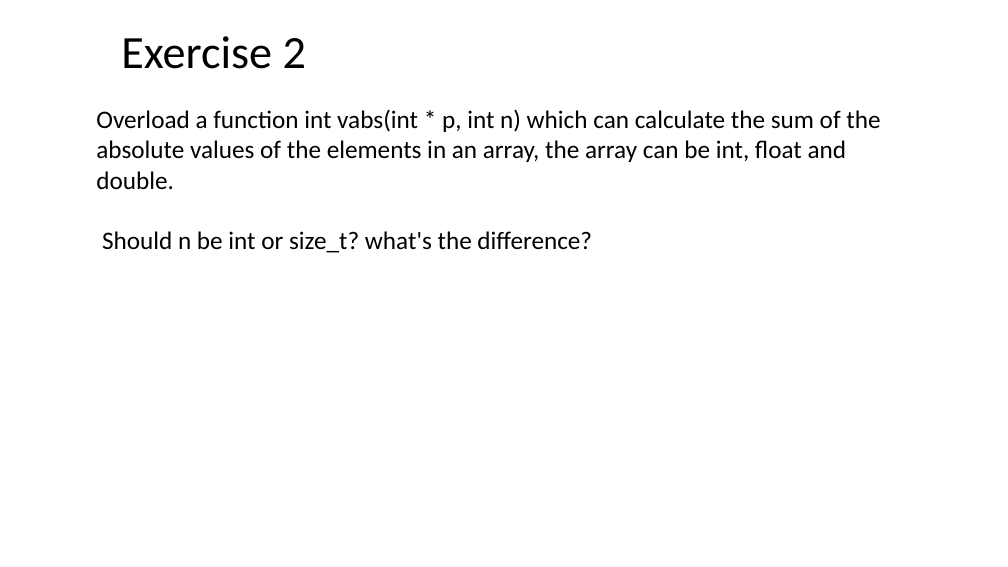
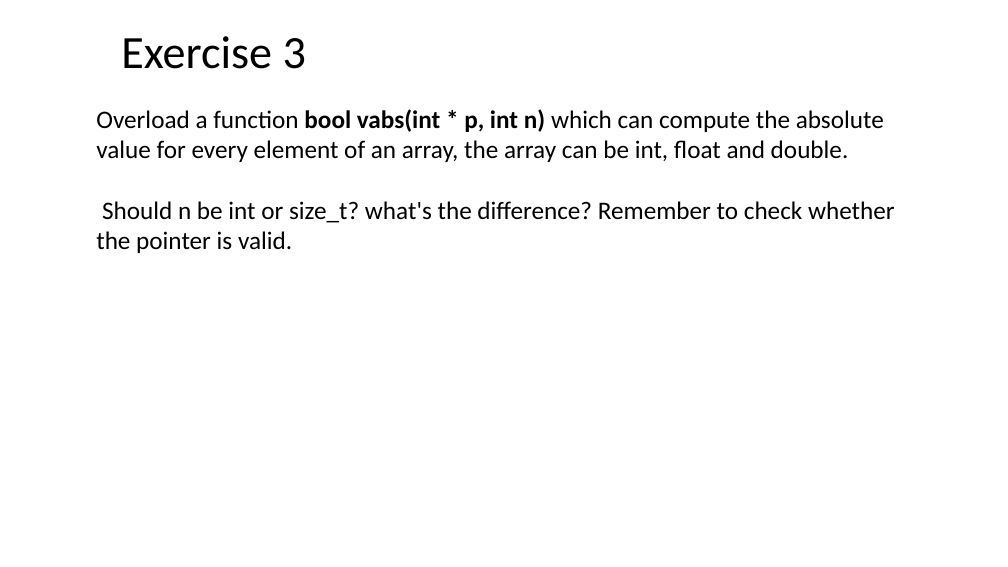
Before and after one commit to ShiqiYu/CPP, a slide deck: slide 10 of week07/Lab07.pptx (slide 20 before the commit). Drawn at 1008x567 pixels with LibreOffice and Linux fonts; fonts in the diff are those of the drawing; background and template pictures are left out. Boxes give left, top, right and bottom in pixels: in the first picture for what was removed or moved away, otherwise in the second. Text is boxed around its words. In the diff, an @@ line names an element or a change of style, - is before the commit and + after.

```diff
--- a/week07/Lab07.pptx
+++ b/week07/Lab07.pptx
@@ title at [121,36,306,69]: text changed @@
-Exercise 2
+Exercise 3
@@ text at [96,109,895,253]: text changed @@
-Overload a function int vabs(int * p, int n) which can calculate the sum of the absolute values of the elements in an array, the array can be int, float and double.
-Should n be int or size_t? what's the difference?
+Overload a function bool vabs(int * p, int n) which can compute the absolute value for every element of an array, the array can be int, float and double.
+Should n be int or size_t? what's the difference? Remember to check whether the pointer is valid.
```
Also in this commit, not shown: 3 other slides changed, 7 slides added, 17 slides removed, 5 other files.
